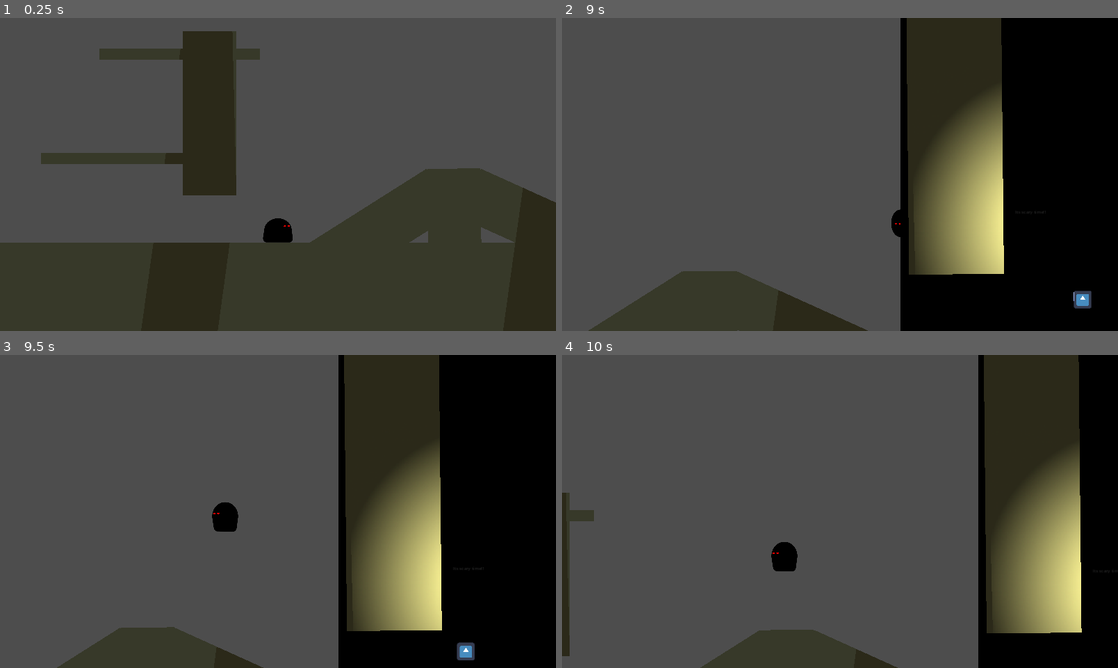
Above: before the commit, frames 1-4 (two rows, left to right).
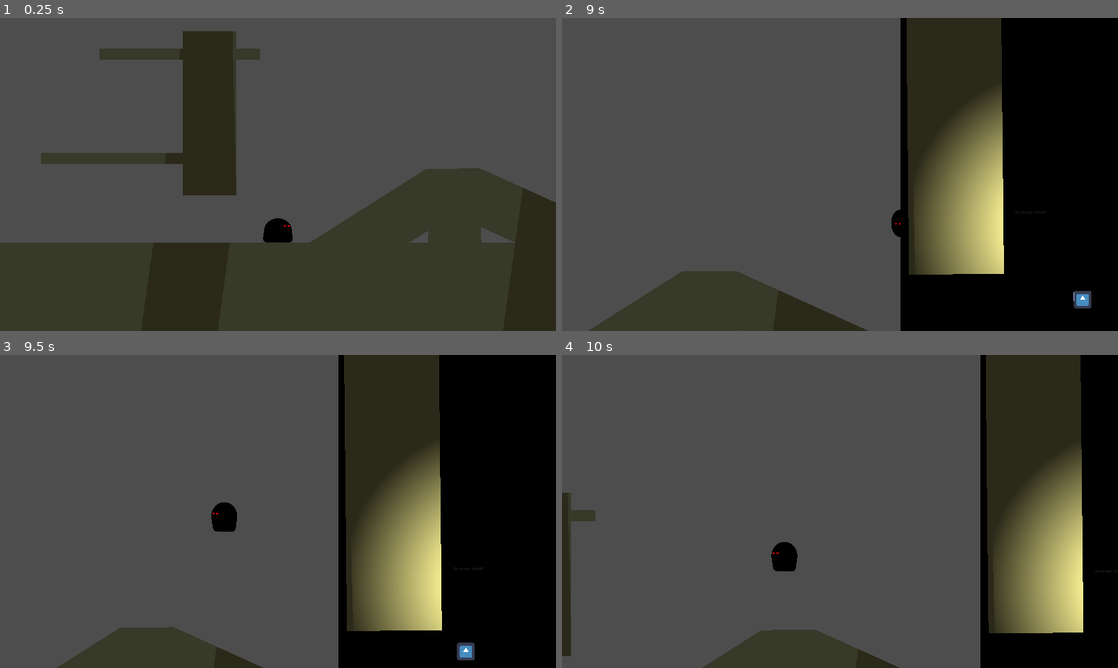
Above: after the commit, the same moments.

Repository: atiixx/piratesoftware_gamejam15
Game: Godot game, scene res://scenes/test_area.tscn
The game is run twice, just before and just after one commit, with the same random seed, the same clock (stepped at 60 frames per second) and the same inputs. The engine's default icon, where the game draws it, is replaced by a stand-in: a white triangle on a blue panel in a dark square.
Inputs (mouse positions are in pixels of both pictures, inside the frame that each line leads up to):
- Up to frame 1 (0.25 s): no input
- Up to frame 2 (9 s): tap Enter at 0.5 s; move the mouse to (962, 158) at 0.52 s; hold D (right) 0.53-2.03 s; tap Space (jump) at 0.6, 0.77, 1.07, 1.52, 1.55, 1.82, 2.1, 3.02, 3.05, 3.32, 3.6, 3.77, 4.07, 4.52, 4.55, 4.82, 5.1, 6.02, 6.05, 6.32, 6.6, 6.77, 7.07, 7.52, 7.55, 7.82, 8.1 s; move the mouse to (728, 190) at 1.27 s; click (728, 190) at 1.35 s; move the mouse to (895, 105) at 2.02 s; hold A (left) 2.03-2.78 s; move the mouse to (812, 237) at 2.77 s; hold D (right) 2.78-4.28 s; click (812, 237) at 2.85 s; move the mouse to (1006, 221) at 3.52 s; move the mouse to (673, 127) at 4.27 s; hold A (left) 4.28-5.03 s; click (673, 127) at 4.35 s; move the mouse to (867, 174) at 5.02 s; hold D (right) 5.03-5.78 s; move the mouse to (756, 96) at 5.77 s; hold A (left) 5.78-7.28 s; click (756, 96) at 5.85 s; move the mouse to (962, 158) at 6.52 s; move the mouse to (728, 190) at 7.27 s; hold D (right) from 7.28 s (still down); click (728, 190) at 7.35 s; move the mouse to (895, 105) at 8.02 s; move the mouse to (812, 237) at 8.77 s; click (812, 237) at 8.85 s
- Up to frame 3 (9.5 s): keep holding D (right); tap Space (jump) at 9.02, 9.05, 9.32 s
- Up to frame 4 (10 s): move the mouse to (1006, 558) at 9.52 s; release D (right) at 9.53 s; hold A (left) from 9.53 s (still down); tap Space (jump) at 9.6, 9.77 s

Frames 1-2 are identical in both runs. In frame 3, less than 0.1% of the frame differs, in the area x 38-43%, y 47-57%; in frame 4, 1.2%, in the area x 1-94%, y 0-100%.
Error in both runs: Invalid assignment of property or key 'state_machine' with value of type 'Node (ModeStateMachine)' on a base object of type 'Node (BasicModeState.gd)'. (res://…

Commit message:
refactor: changed the way the velocity is added on jump

Diff:
--- a/scripts/states/characters/player/PlayerJumpState.gd
+++ b/scripts/states/characters/player/PlayerJumpState.gd
@@ -17,12 +17,14 @@
 func physics_update(_delta: float) -> void:
 	if !jumped:
 		jumped = true
-		player.velocity.y = player.jump_speed
 		if player.wall_dash:
 			if left:
-				player.velocity.x += 1000
+				player.velocity = Vector2(1000, player.jump_speed)
 			else:
-				player.velocity.x -= 1000
+				player.velocity = Vector2(-1000, player.jump_speed)
+		else:
+			print("bing")
+			player.velocity.y = player.jump_speed
 	handle_basic_movement(_delta)
 	player.move_and_slide()
 	check_for_transition()
Not shown: 2 places in levels/level_1.tscn that only renumber resources
Not shown: 3 places in scenes/terrain/polygon_terrain.tscn that only renumber resources
Not shown: 2 places in scenes/test_arena_2.tscn that only renumber resources
